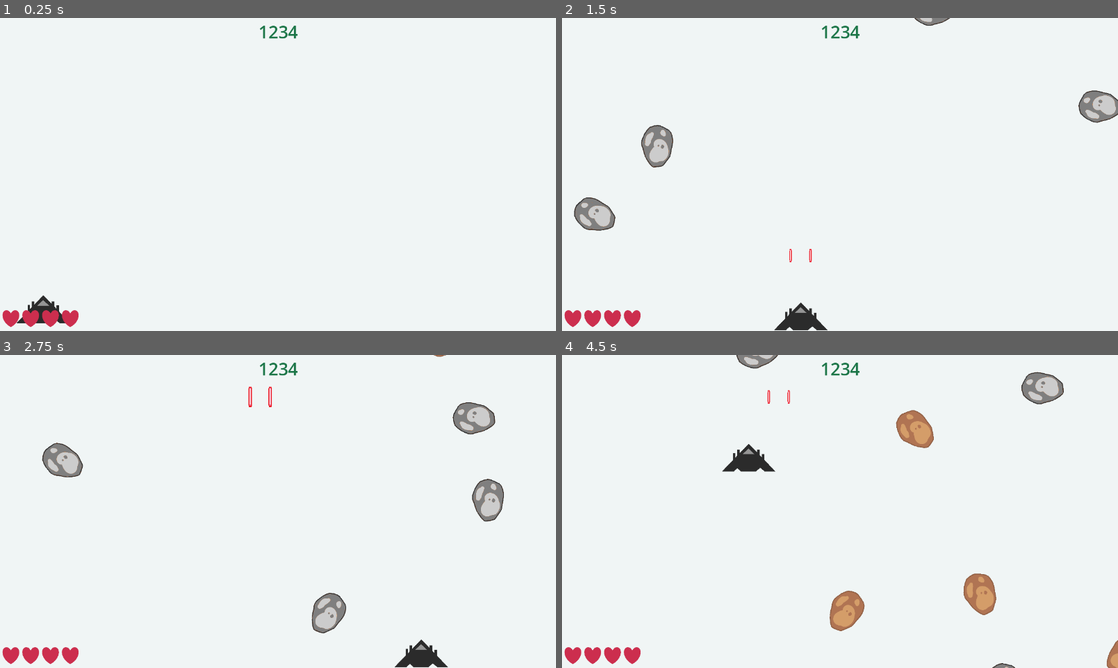
Above: before the commit, frames 1-4 (two rows, left to right).
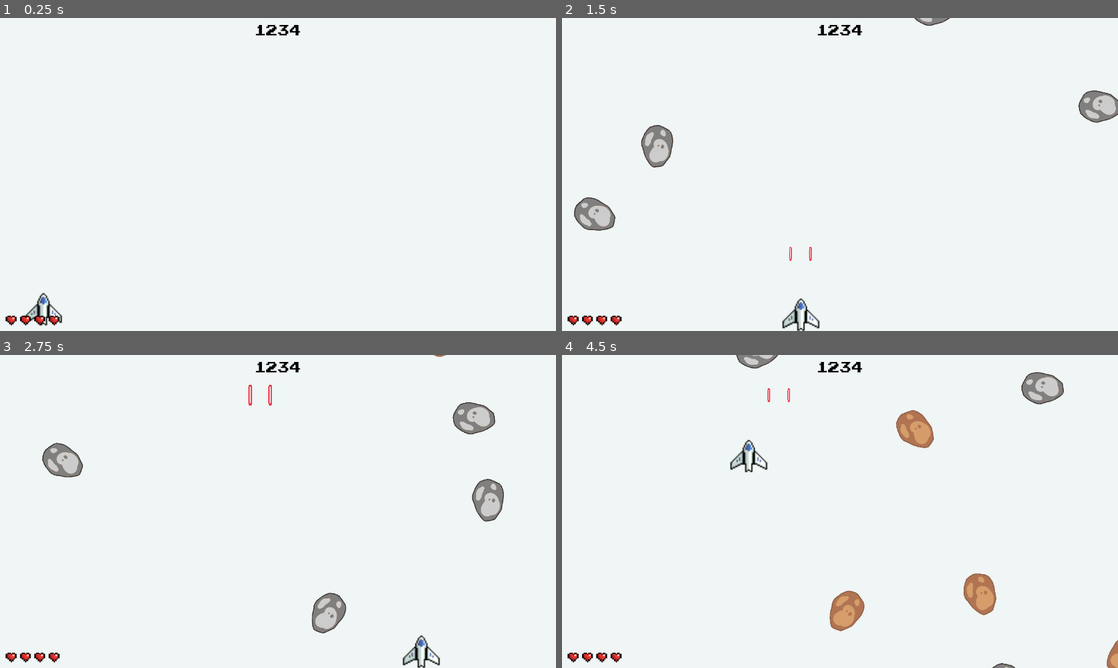
Above: after the commit, the same moments.

Repository: KassandraW/Space_Shooter
Game: Godot game, scene res://scenes/level.tscn
Same seed, same stepped clock (60 frames per second), same inputs: the game is played once before the commit and once after it.
Inputs:
- Up to frame 1 (0.25 s): no input
- Up to frame 2 (1.5 s): tap Enter at 0.5 s; hold D (right) 0.53-1.28 s; tap Space (shoot) at 0.6, 1.35 s; hold S (down) from 1.28 s (still down)
- Up to frame 3 (2.75 s): release S (down) at 2.03 s; hold D (right) from 2.03 s (still down); tap Space (shoot) at 2.1 s
- Up to frame 4 (4.5 s): release D (right) at 2.78 s; hold W (up) 2.78-3.53 s; tap Space (shoot) at 2.85, 3.6, 4.35 s; hold A (left) from 3.53 s (still down)

The runs differ from the first frame. In frame 1, 1.0% of the frame differs, in the area x 0-54%, y 2-99%; in frame 2, 1.3%; in frame 3, 1.3%; in frame 4, 1.3%.

Commit message:
lidt ny grafik

Diff:
--- a/scenes/player.tscn
+++ b/scenes/player.tscn
@@ -1,18 +1,18 @@
 [gd_scene load_steps=3 format=3 uid="uid://cli4gcnwsuadq"]
 
-[ext_resource type="Texture2D" uid="uid://ecfe3pig4lcj" path="res://graphics/ship/rocketshippaint.png" id="1_3vyb7"]
 [ext_resource type="Script" uid="uid://jd1vkuvdyvj5" path="res://scenes/player.gd" id="1_g2els"]
+[ext_resource type="Texture2D" uid="uid://cxbwgfph0mnt6" path="res://graphics/ship/ship_bases/PNGs/Main Ship - Base - Full health.png" id="2_g2els"]
 
 [node name="Player" type="CharacterBody2D"]
 collision_mask = 6
 script = ExtResource("1_g2els")
 
 [node name="PlayerImage" type="Sprite2D" parent="."]
-scale = Vector2(0.32783684, 0.3278368)
-texture = ExtResource("1_3vyb7")
+scale = Vector2(2.8215425, 2.8215425)
+texture = ExtResource("2_g2els")
 
 [node name="CollisionPolygon2D" type="CollisionPolygon2D" parent="."]
-polygon = PackedVector2Array(-62, 32, 62, 32, 0, -32)
+polygon = PackedVector2Array(41, 30, 41, 14, 14, -11, 13, -19, 0, -39, -13, -21, -14, -11, -41, 14, -40, 31, -15, 19, -8, 19, -8, 36, 8, 36, 8, 19, 16, 19)
 
 [node name="Laser1Startposition" type="Marker2D" parent="."]
 position = Vector2(22, -35)
--- a/scenes/ui.tscn
+++ b/scenes/ui.tscn
@@ -1,6 +1,7 @@
-[gd_scene load_steps=2 format=3 uid="uid://r84tg4nwnnj3"]
+[gd_scene load_steps=3 format=3 uid="uid://r84tg4nwnnj3"]
 
-[ext_resource type="Texture2D" uid="uid://b1uui8ubmby0l" path="res://graphics/life/life.png" id="1_nt7q6"]
+[ext_resource type="Texture2D" uid="uid://clgo8y2mwemhp" path="res://graphics/life/life.png" id="1_nt7q6"]
+[ext_resource type="FontFile" uid="uid://7ogtac07w8er" path="res://fonts/PressStart2P-vaV7.ttf" id="1_x4jx1"]
 
 [node name="UI" type="CanvasLayer"]
 
@@ -16,24 +17,32 @@
 
 [node name="Label" type="Label" parent="MarginContainer"]
 layout_mode = 2
-theme_override_colors/font_color = Color(0.105179705, 0.46089727, 0.2801473, 1)
-theme_override_font_sizes/font_size = 40
+theme_override_colors/font_color = Color(0.0012795674, 0.0012795674, 0.0012795671, 1)
+theme_override_fonts/font = ExtResource("1_x4jx1")
+theme_override_font_sizes/font_size = 27
 text = "1234"
 
 [node name="MarginContainer2" type="MarginContainer" parent="."]
 anchors_preset = 2
 anchor_top = 1.0
 anchor_bottom = 1.0
-offset_top = -50.0
-offset_right = 457.0
-offset_bottom = 56.0
+offset_top = -151.0
+offset_right = 458.51886
+offset_bottom = -34.23877
 grow_vertical = 0
-scale = Vector2(0.4, 0.4)
+scale = Vector2(1.3167682, 1.3009682)
 theme_override_constants/margin_left = 10
+theme_override_constants/margin_bottom = 10
 
 [node name="HBoxContainer" type="HBoxContainer" parent="MarginContainer2"]
 layout_mode = 2
-theme_override_constants/separation = 9
+size_flags_vertical = 8
+theme_override_constants/separation = 6
+
+[node name="TextureRect4" type="TextureRect" parent="MarginContainer2/HBoxContainer"]
+layout_mode = 2
+texture = ExtResource("1_nt7q6")
+stretch_mode = 2
 
 [node name="TextureRect" type="TextureRect" parent="MarginContainer2/HBoxContainer"]
 layout_mode = 2
@@ -49,8 +58,3 @@
 layout_mode = 2
 texture = ExtResource("1_nt7q6")
 stretch_mode = 2
-
-[node name="TextureRect4" type="TextureRect" parent="MarginContainer2/HBoxContainer"]
-layout_mode = 2
-texture = ExtResource("1_nt7q6")
-stretch_mode = 2
Binary file added: fonts/PressStart2P-vaV7.ttf
Not shown, added: fonts/PressStart2P-vaV7.ttf.import
Binary file added: fonts/RocketCommand-OG5D8.otf
Not shown, added: fonts/RocketCommand-OG5D8.otf.import
Binary file changed: graphics/life/life.png
Not shown, changed: graphics/life/life.png.import
Not shown, removed: graphics/ship/rocketship.png.import
Binary file added: graphics/ship/ship_bases/PNGs/Main Ship - Base - Damaged.png
Not shown, added: graphics/ship/ship_bases/PNGs/Main Ship - Base - Damaged.png.import
Binary file added: graphics/ship/ship_bases/PNGs/Main Ship - Base - Full health.png
Not shown, added: graphics/ship/ship_bases/PNGs/Main Ship - Base - Full health.png.import
Binary file added: graphics/ship/ship_bases/PNGs/Main Ship - Base - Slight damage.png
(and 6 more such lines)
